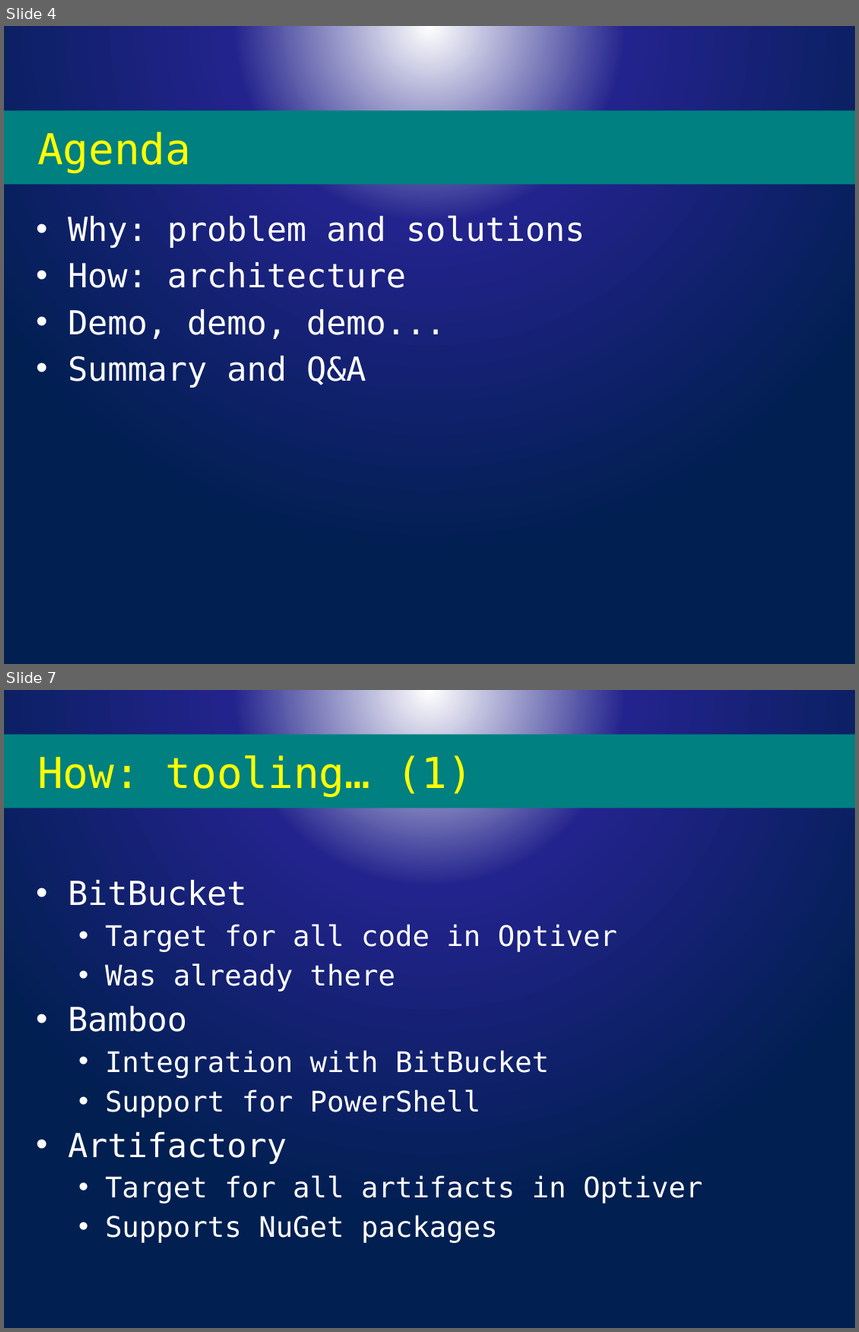
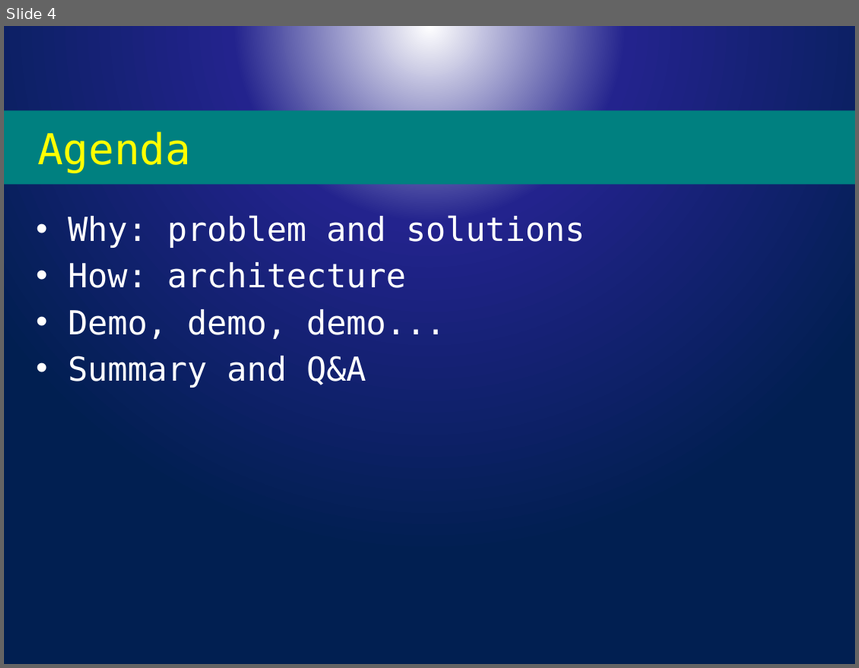
Before and after one commit to psconfeu/2016, a slide deck: Bartek Bielawski/DscOctopus/DSC and Octopus.pptx. Shown one above the other, each under a label of ours: slides 4 and 7 before the commit, slide 4 after it; the slides between them are not shown. The pictures are 859x1332 and 859x668 pixels, drawn with LibreOffice and Linux fonts; fonts in the diff are those of the drawing; background and template pictures are left out. Boxes give left, top, right and bottom in pixels: in the first picture for what was removed or moved away, otherwise in the second. Text is boxed around its words. In the diff, an @@ line names an element or a change of style, - is before the commit and + after.

```diff
--- a/Bartek Bielawski/DscOctopus/DSC and Octopus.pptx
+++ b/Bartek Bielawski/DscOctopus/DSC and Octopus.pptx
@@ slide 7 removed at [4,690,855,1328], background picture (left out) @@
@@ title removed at [4,734,855,809] @@
-How: tooling… (1)
@@ text removed at [68,880,702,1243] @@
-• BitBucket
-  • Target for all code in Optiver
-  • Was already there
-• Bamboo
-  • Integration with BitBucket
-  • Support for PowerShell
-• Artifactory
-  • Target for all artifacts in Optiver
-  • Supports NuGet packages
```
Also in this commit, not shown: 2 slides changed, 2 other slides removed.
